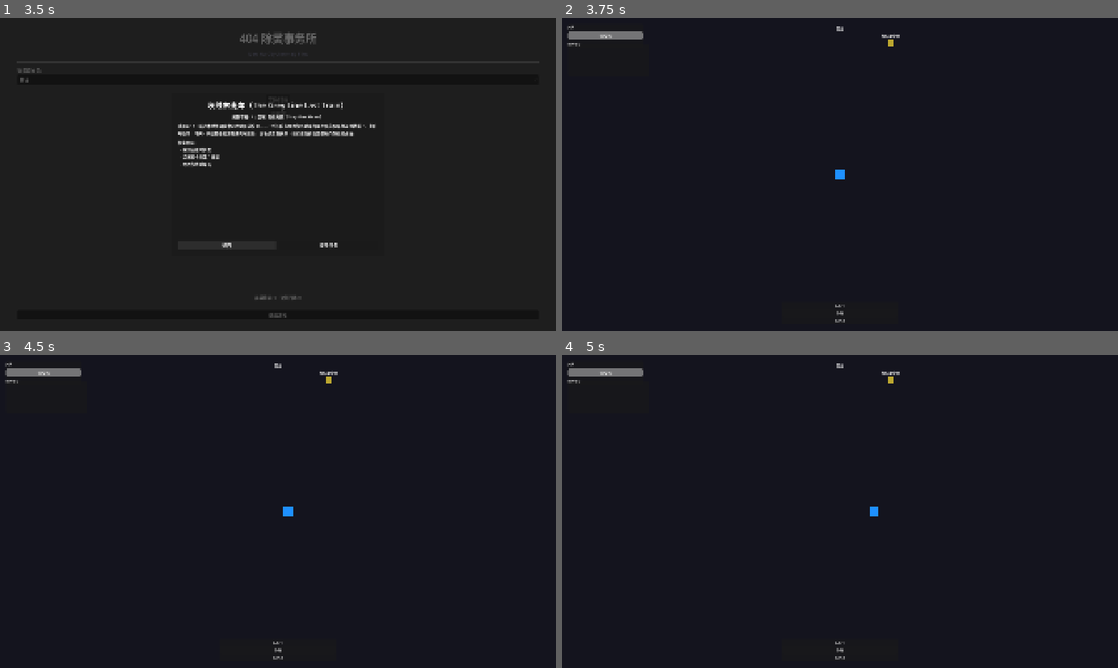
Above: before the commit, frames 1-4 (two rows, left to right).
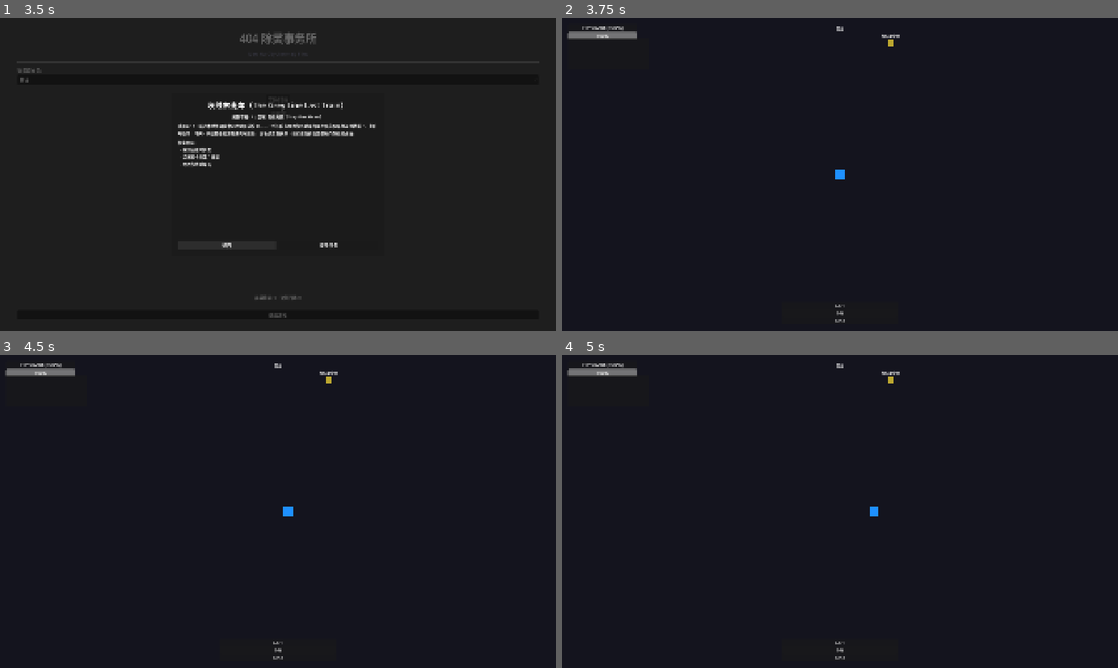
Above: after the commit, the same moments.

Repository: thefoolsparkle-oss/404_exorcism_agency
Game: Godot game, scene res://scenes/office/office_main.tscn
Two runs of this game, one before a commit and one after it. Both use one fixed random seed, a clock stepped at 60 frames per second and the inputs below.
Inputs (mouse positions are in pixels of both pictures, inside the frame that each line leads up to):
- Up to frame 1 (3.5 s): click "林锦" at 0.5 s; click "案件终端" at 1.25 s; click "档案库" at 2 s; click "返回" at 2.75 s
- Up to frame 2 (3.75 s): click "接受任务" at 3.5 s
- Up to frame 3 (4.5 s): tap Enter at 4.25 s; move the mouse to (400, 495) at 4.27 s; hold D (move_right) from 4.28 s (still down); hold E (interact) from 4.28 s (still down); click (400, 495) at 4.42 s
- Up to frame 4 (5 s): keep holding D (move_right); keep holding E (interact)

Frame 1 is identical in both runs. In frame 2, 0.2% of the frame differs, in the area x 0-15%, y 2-10%; in frame 3, 0.2%; in frame 4, 0.2%.

Commit message:
Fix: HP format 90/90 (100%), objectives below HP, show objectives immediately, direct Escape detection

Diff:
--- a/game/scenes/ui/hud.tscn
+++ b/game/scenes/ui/hud.tscn
@@ -13,24 +13,22 @@
 anchor_bottom = 0.0
 offset_left = 20.0
 offset_top = 20.0
-offset_right = 280.0
-offset_bottom = 80.0
+offset_right = 260.0
+offset_bottom = 60.0
 
 [node name="vbox_hp" type="VBoxContainer" parent="hp_panel"]
 layout_mode = 2
-theme_override_constants/separation = 4
+theme_override_constants/separation = 2
 
 [node name="hp_label" type="Label" parent="hp_panel/vbox_hp"]
 layout_mode = 2
-text = "HP"
+text = "HP 90/90"
+horizontal_alignment = 1
+theme_override_font_sizes/font_size = 18
 
 [node name="hp_bar" type="ProgressBar" parent="hp_panel/vbox_hp"]
 layout_mode = 2
 size_flags_horizontal = 3
-
-[node name="hp_text" type="Label" parent="hp_panel/vbox_hp"]
-layout_mode = 2
-text = "100/100"
 
 [node name="timer_label" type="Label" parent="."]
 anchors_preset = 1
@@ -101,11 +99,11 @@
 anchor_right = 0.0
 anchor_bottom = 0.0
 offset_left = 20.0
-offset_top = 90.0
+offset_top = 70.0
 offset_right = 300.0
-offset_bottom = 200.0
+offset_bottom = 180.0
 
 [node name="objectives_label" type="Label" parent="objectives_panel"]
 layout_mode = 2
-text = "任务目标:"
+text = ""
 theme_override_font_sizes/font_size = 13
--- a/game/scripts/combat/combat.gd
+++ b/game/scripts/combat/combat.gd
@@ -13,7 +13,7 @@
 	EventBus.combat_started.emit()
 
 func _input(event: InputEvent) -> void:
-	if event.is_action_pressed("pause"):
+	if event is InputEventKey and event.keycode == KEY_ESCAPE and event.pressed:
 		_show_pause_menu()
 
 func _show_pause_menu() -> void:
--- a/game/scripts/ui/hud_controller.gd
+++ b/game/scripts/ui/hud_controller.gd
@@ -1,7 +1,7 @@
 extends CanvasLayer
 
+@onready var hp_label: Label = $hp_panel/vbox_hp/hp_label
 @onready var hp_bar: ProgressBar = $hp_panel/vbox_hp/hp_bar
-@onready var hp_text: Label = $hp_panel/vbox_hp/hp_text
 @onready var xp_bar: ProgressBar = $xp_panel/vbox_xp/xp_bar
 @onready var xp_text: Label = $xp_panel/vbox_xp/xp_text
 @onready var level_label: Label = $xp_panel/vbox_xp/level_label
@@ -24,9 +24,7 @@
 	var tracker = get_tree().current_scene.get_node_or_null("objective_tracker")
 	if tracker:
 		tracker.objective_updated.connect(_on_objective_updated)
-		_refresh_objectives()
-	else:
-		objectives_label.visible = false
+	_refresh_objectives()
 
 	var player = get_tree().current_scene.get_node_or_null("entities/player")
 	if player:
@@ -53,11 +51,12 @@
 func _on_player_health_changed(current: int, max_val: int) -> void:
 	hp_bar.max_value = max_val
 	hp_bar.value = current
-	hp_text.text = "%d/%d" % [current, max_val]
+	var pct: int = int(float(current) / float(max_val) * 100)
+	hp_label.text = "HP %d/%d (%d%%)" % [current, max_val, pct]
 	if float(current) / float(max_val) < 0.3:
-		hp_text.add_theme_color_override("font_color", Color.RED)
+		hp_label.add_theme_color_override("font_color", Color.RED)
 	else:
-		hp_text.add_theme_color_override("font_color", Color.WHITE)
+		hp_label.add_theme_color_override("font_color", Color.WHITE)
 
 func _on_player_level_up(new_level: int) -> void:
 	level_label.text = "Lv.%d" % new_level
@@ -77,8 +76,10 @@
 
 func _refresh_objectives() -> void:
 	var tracker = get_tree().current_scene.get_node_or_null("objective_tracker")
-	if not tracker:
+	if not tracker or tracker.objectives.is_empty():
+		objectives_label.visible = false
 		return
+	objectives_label.visible = true
 	var lines: PackedStringArray = []
 	for i in range(tracker.objectives.size()):
 		lines.append(tracker.get_objective_text(i))
